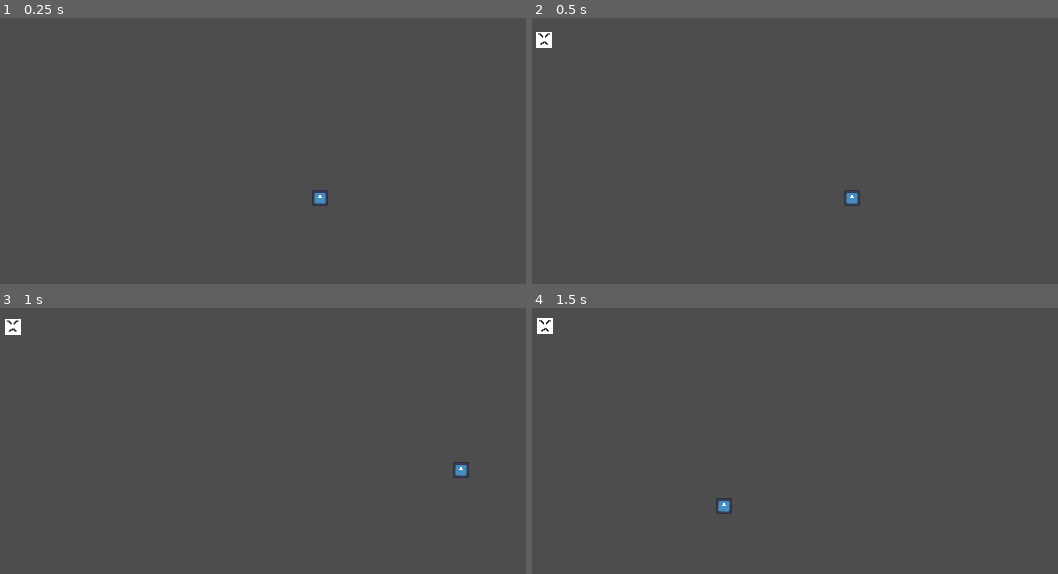
Above: before the commit, frames 1-4 (two rows, left to right).
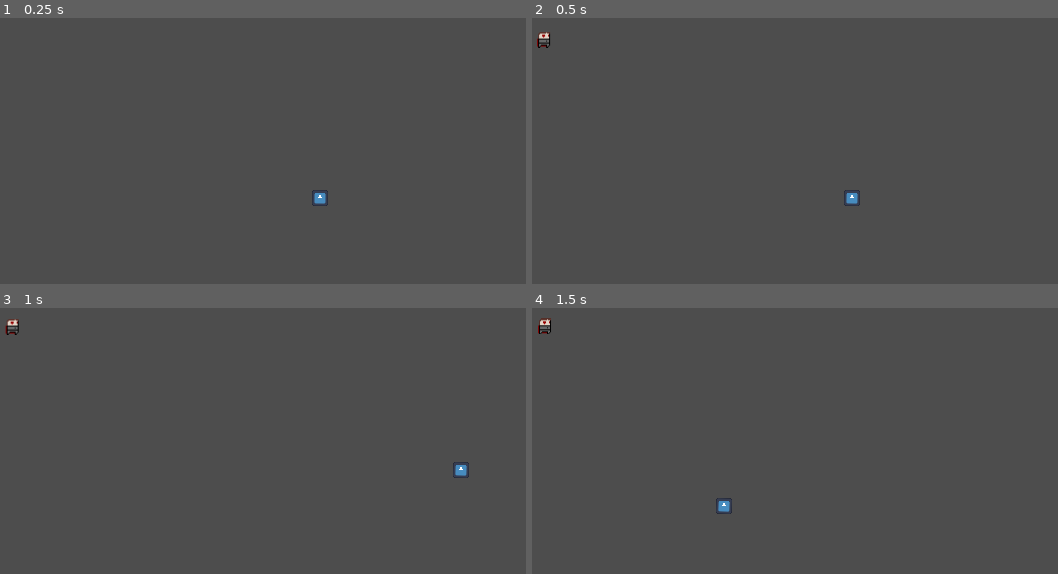
Above: after the commit, the same moments.

Repository: TheRubeThing/LudumDate54
Game: Godot game, scene res://Assets/Levels/Playgrounds/enemy_test.tscn
Same seed, same stepped clock (60 frames per second), same inputs: the game is played once before the commit and once after it. This scene is started directly instead of the project's main scene. The engine's default icon, where the game draws it, is replaced by a stand-in: a white triangle on a blue panel in a dark square.
Inputs (mouse positions are in pixels of both pictures, inside the frame that each line leads up to):
- Up to frame 1 (0.25 s): no input
- Up to frame 2 (0.5 s): no input
- Up to frame 3 (1 s): move the mouse to (462, 470) at 0.52 s; hold D (D_right) from 0.53 s (still down); click (462, 470) at 0.6 s
- Up to frame 4 (1.5 s): tap Enter at 1.25 s; move the mouse to (726, 504) at 1.27 s; release D (D_right) at 1.28 s; hold S (S_down) from 1.28 s (still down); click (726, 504) at 1.35 s

Frame 1 is identical in both runs. In frame 2, 0.2% of the frame differs, in the area x 0-4%, y 5-12%; in frame 3, 0.2%; in frame 4, 0.2%.

Commit message:
Add all sprites

Diff:
--- a/Assets/Enteties/enemy.tscn
+++ b/Assets/Enteties/enemy.tscn
@@ -1,7 +1,7 @@
 [gd_scene load_steps=7 format=3 uid="uid://ca5umakj6jbdd"]
 
 [ext_resource type="Script" path="res://Assets/Scripts/enemy.gd" id="1_43sha"]
-[ext_resource type="Texture2D" uid="uid://bfkxxulymwrw3" path="res://temp_sprites/Enemy.png" id="1_a7blt"]
+[ext_resource type="Texture2D" uid="uid://d1khfdhvk4t4w" path="res://Assets/Sprites/Ond.png" id="2_s6med"]
 [ext_resource type="Script" path="res://Assets/Enteties/CloseGuyBrain.gd" id="3_vj3i5"]
 [ext_resource type="Script" path="res://Assets/Scripts/DetectionRange.gd" id="4_enc4k"]
 
@@ -17,7 +17,7 @@
 shape = SubResource("RectangleShape2D_3dene")
 
 [node name="Sprite2D" type="Sprite2D" parent="."]
-texture = ExtResource("1_a7blt")
+texture = ExtResource("2_s6med")
 
 [node name="Brain" type="Node" parent="." groups=["ENEMIES"]]
 script = ExtResource("3_vj3i5")
Binary file added: Assets/Sprites/A_Knife.aseprite
Binary file changed: Assets/Sprites/A_Knife.png
Binary file added: Assets/Sprites/Assault_Rifle.aseprite
Binary file changed: Assets/Sprites/Assault_Rifle.png
Binary file added: Assets/Sprites/Baseball_bat.aseprite
Binary file changed: Assets/Sprites/Baseball_bat.png
Binary file added: Assets/Sprites/Bazzokat_Bullet.aseprite
Binary file added: Assets/Sprites/Bazzokat_Bullet.png
Not shown, added: Assets/Sprites/Bazzokat_Bullet.png.import
Binary file added: Assets/Sprites/Bullet.aseprite
Binary file added: Assets/Sprites/Bullet.png
Not shown, added: Assets/Sprites/Bullet.png.import
(and 17 more such lines)
